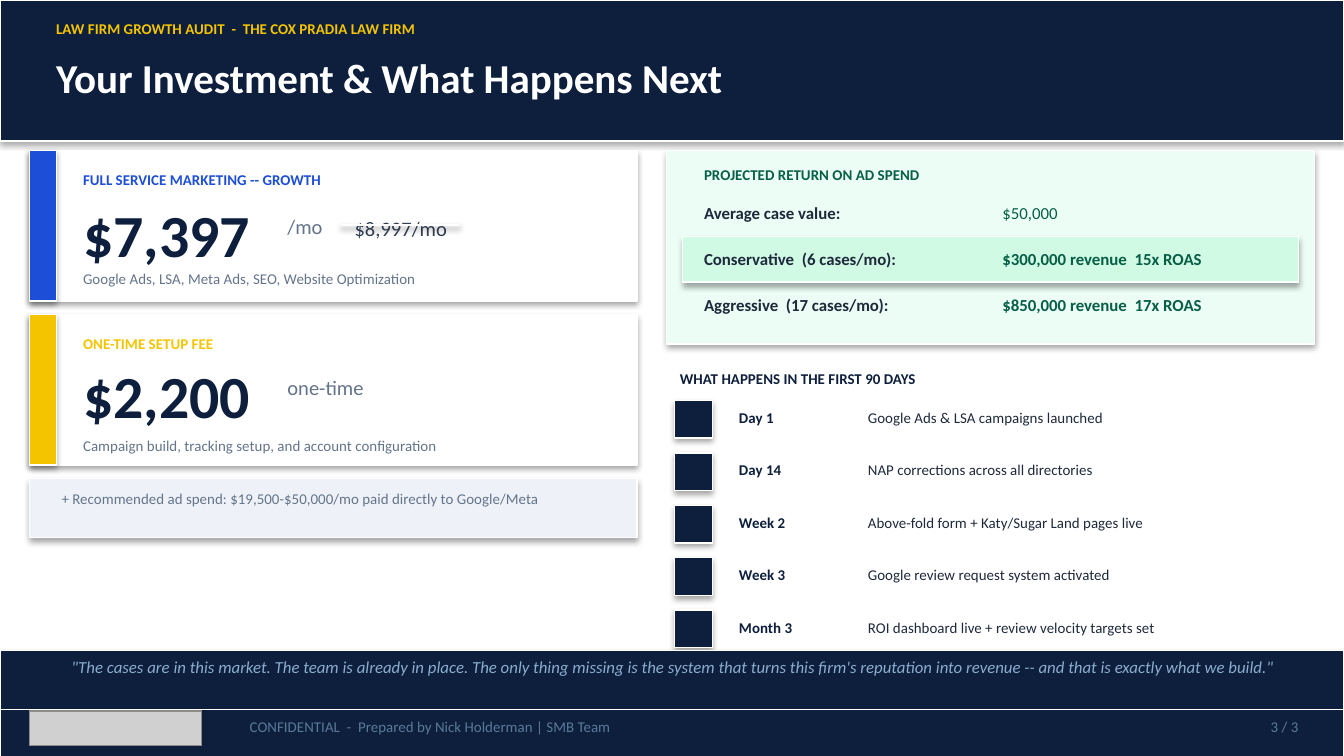
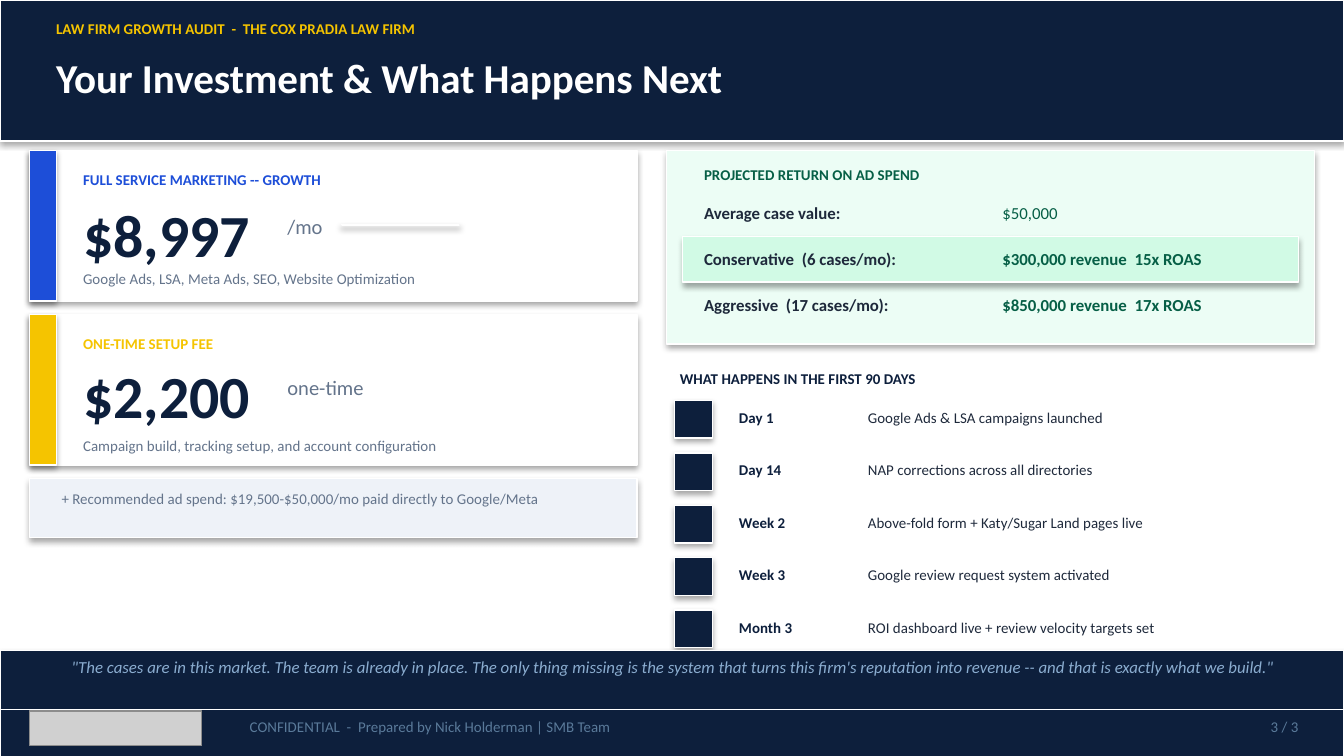
Before and after one commit to SMB-Team-Technology/workwith-smbteam, a slide deck: slide 3 of cox-pradia/TheCoxPradiaLawFirm_May292026_Proposal.pptx. Drawn at 1344x756 pixels with LibreOffice and Linux fonts; fonts in the diff are those of the drawing; grey boxes stand for pictures. Boxes give left, top, right and bottom in pixels: in the first picture for what was removed or moved away, otherwise in the second. Text is boxed around its words. In the diff, an @@ line names an element or a change of style, - is before the commit and + after.

```diff
--- a/cox-pradia/TheCoxPradiaLawFirm_May292026_Proposal.pptx
+++ b/cox-pradia/TheCoxPradiaLawFirm_May292026_Proposal.pptx
@@ text at bbox=[83, 215, 250, 265]: text changed @@
-$7,397
+$8,997
@@ text removed at bbox=[355, 222, 447, 239] @@
-$8,997/mo
```
Also in this commit, not shown: 4 other files.
